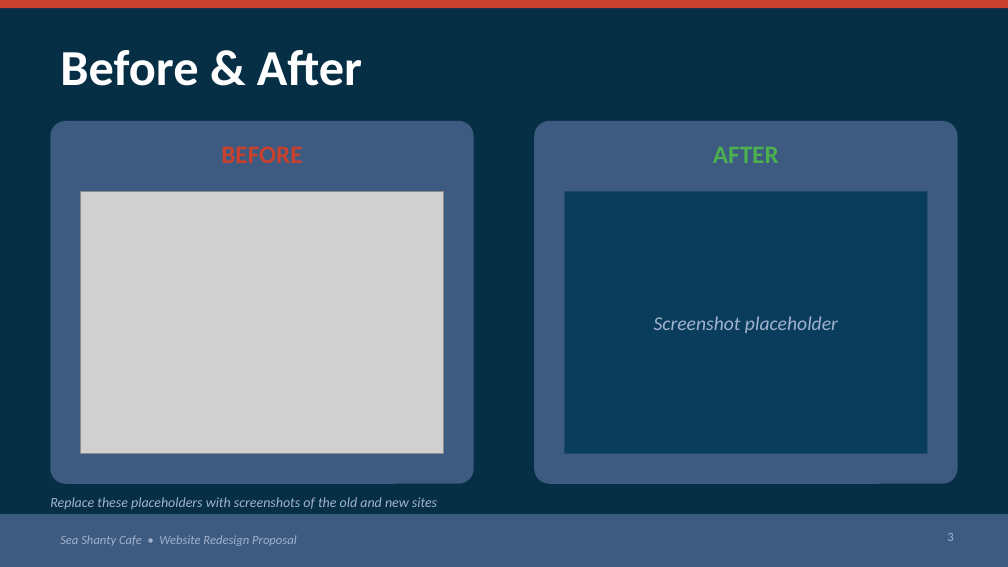
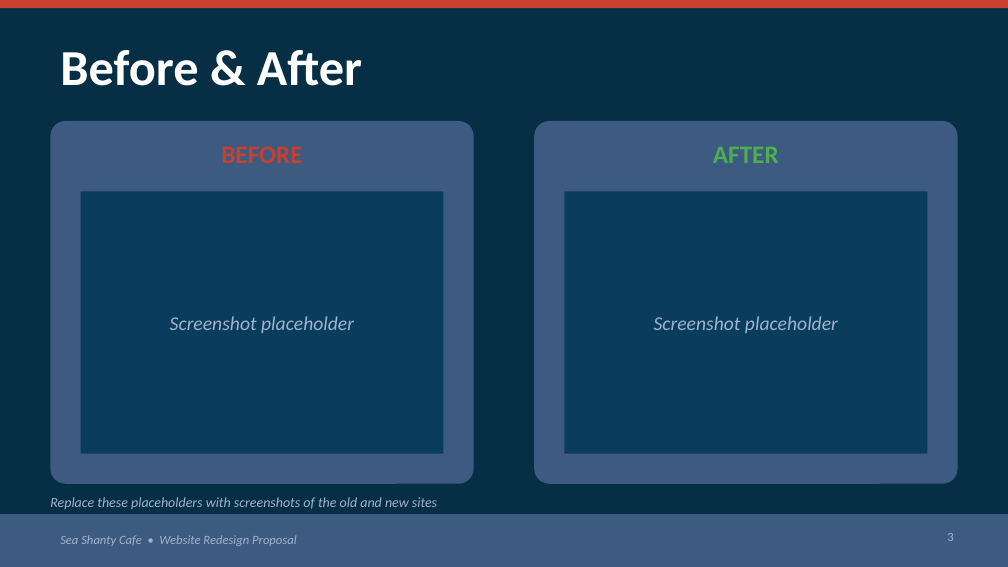
Before and after one commit to maxwalsh0-ctrl/seashantyredesign, a slide deck: slide 3 of SeaShanty_Redesign_Pitch.pptx. Drawn at 1008x567 pixels with LibreOffice and Linux fonts; fonts in the diff are those of the drawing; grey boxes stand for pictures. Boxes give left, top, right and bottom in pixels: in the first picture for what was removed or moved away, otherwise in the second. Text is boxed around its words. In the diff, an @@ line names an element or a change of style, - is before the commit and + after.

```diff
--- a/SeaShanty_Redesign_Pitch.pptx
+++ b/SeaShanty_Redesign_Pitch.pptx
@@ picture removed at [81, 192, 444, 454] @@
@@ rectangle added at [81, 192, 444, 454], fill #0A3D5C, 14 pt, text #A1B2CE, italic @@
+Screenshot placeholder
```
Also in this commit, not shown: 1 other slide changed.
